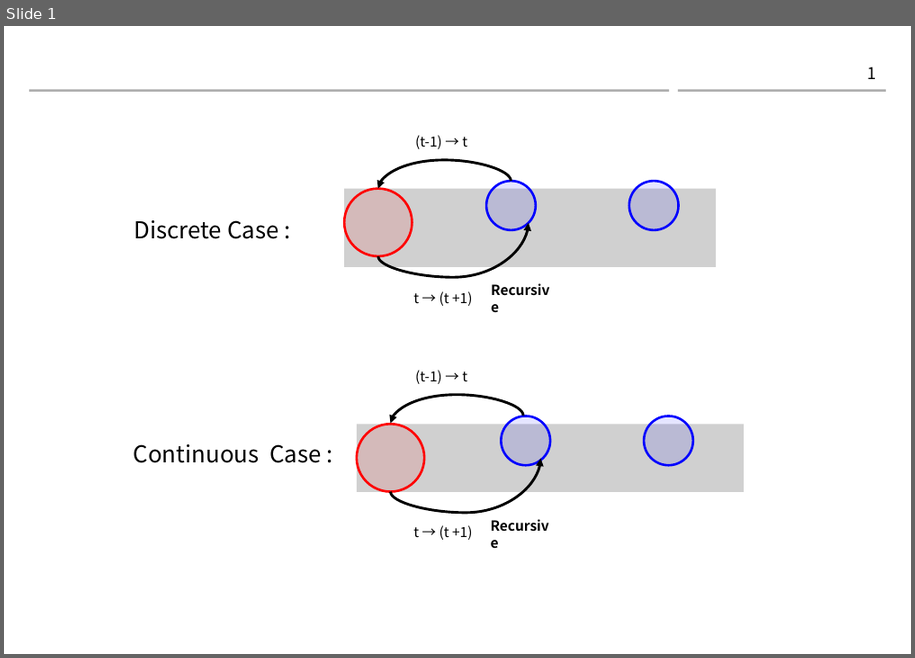
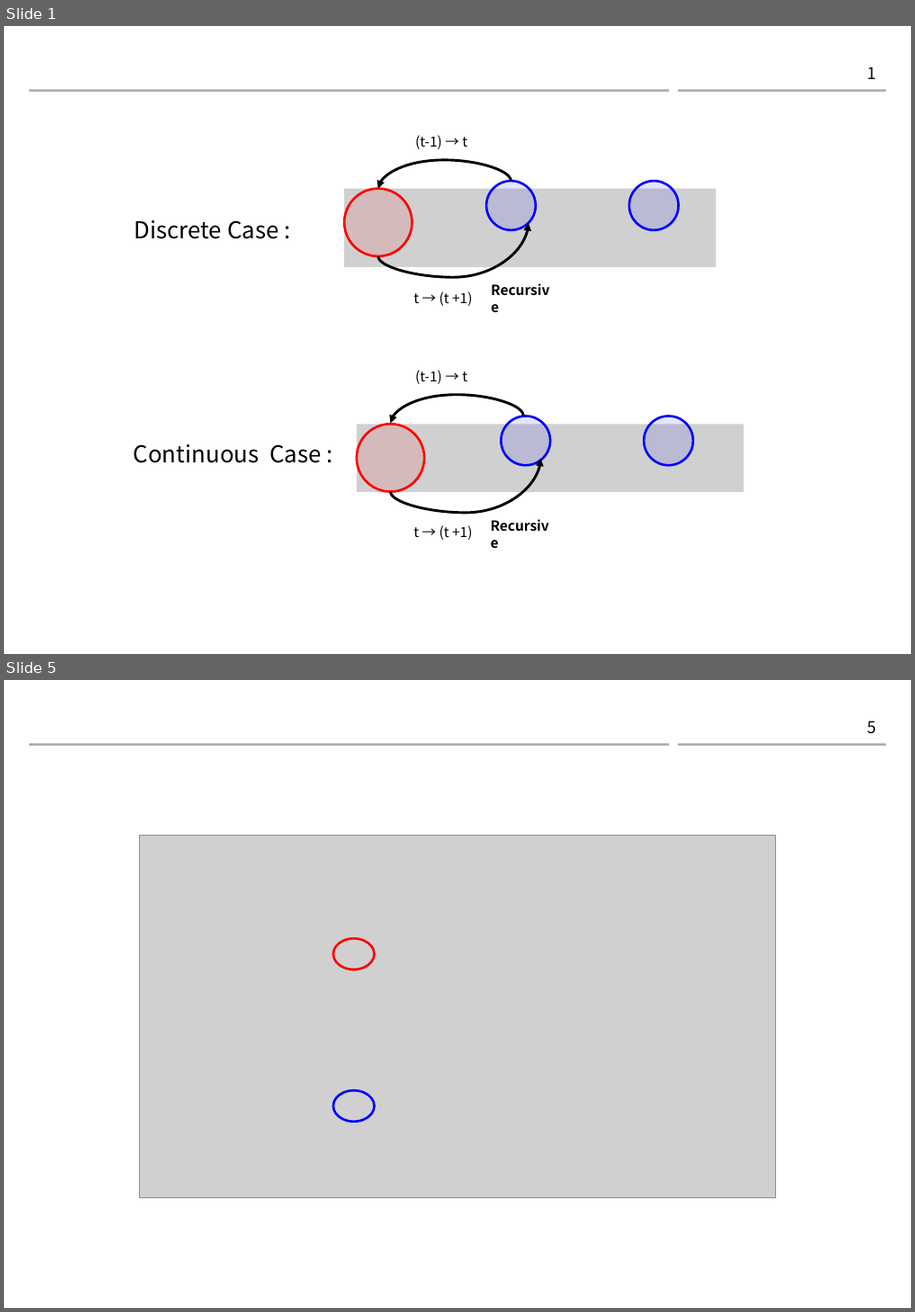
Before and after one commit to gaussian37/gaussian37.github.io, a slide deck: assets/img/autodrive/ose/bayes_filter/bayes_filter.pptx. Shown one above the other, each under a label of ours: slide 1 before the commit, slides 1 and 5 after it; the slides between them are not shown. The pictures are 915x658 and 915x1312 pixels, drawn with LibreOffice and Linux fonts; fonts in the diff are those of the drawing; grey boxes stand for pictures; background and template pictures are left out. Boxes give left, top, right and bottom in pixels: in the first picture for what was removed or moved away, otherwise in the second. Text is boxed around its words. In the diff, an @@ line names an element or a change of style, - is before the commit and + after.

```diff
--- a/assets/img/autodrive/ose/bayes_filter/bayes_filter.pptx
+++ b/assets/img/autodrive/ose/bayes_filter/bayes_filter.pptx
@@ slide 5 added at [4, 680, 911, 1308], background #FFFFFF; not listed: 2 template elements that a slide beside it also shows @@
@@ page number added at [868, 720, 877, 734], 14 pt, text #000000 @@
+5
@@ picture added at [140, 836, 776, 1198] @@
@@ ellipse added at [333, 939, 374, 970], outline #FF0000 2 pt @@
@@ ellipse added at [333, 1090, 374, 1122], outline #0000FF 2 pt @@
```
Also in this commit, not shown: 7 other slides added, 1 other file.
